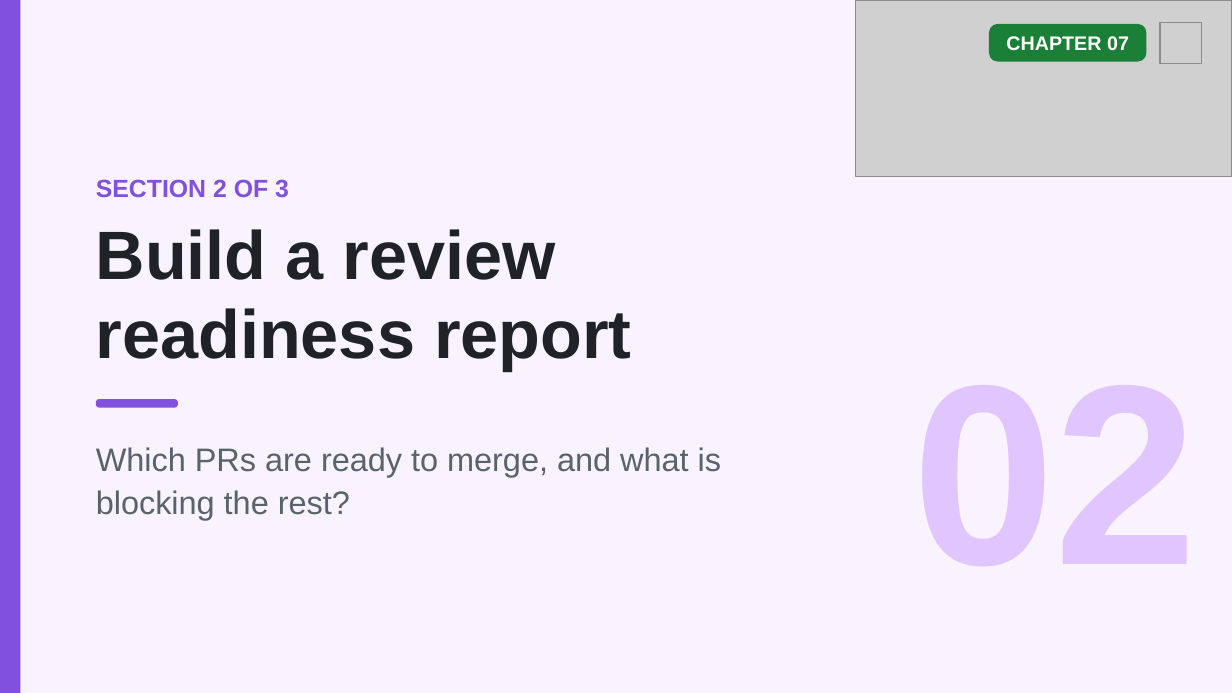
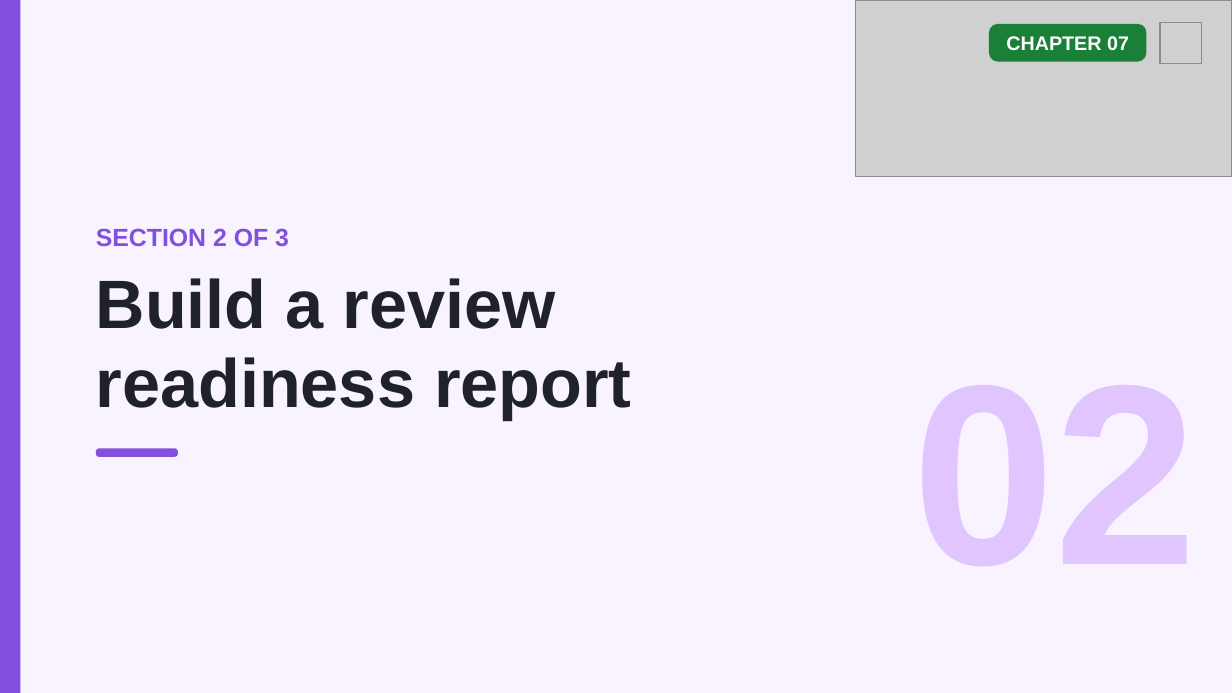
Before and after one commit to github/copilot-app-for-beginners, a slide deck: slide 7 of slides/07-automations.pptx. Drawn at 1232x693 pixels with LibreOffice and Linux fonts; fonts in the diff are those of the drawing; grey boxes stand for pictures. Boxes give left, top, right and bottom in pixels: in the first picture for what was removed or moved away, otherwise in the second. Text is boxed around its words. In the diff, an @@ line names an element or a change of style, - is before the commit and + after.

```diff
--- a/slides/07-automations.pptx
+++ b/slides/07-automations.pptx
@@ 2 texts, 1 rounded rectangle: place and size @@
-2 texts, 1 rounded rectangle at (96, 179, 632, 408)
+2 texts, 1 rounded rectangle at (96, 228, 632, 457)
@@ text removed at (96, 447, 721, 520) @@
-Which PRs are ready to merge, and what is blocking the rest?
```
Also in this commit, not shown: 4 other slides changed, 7 other files.
